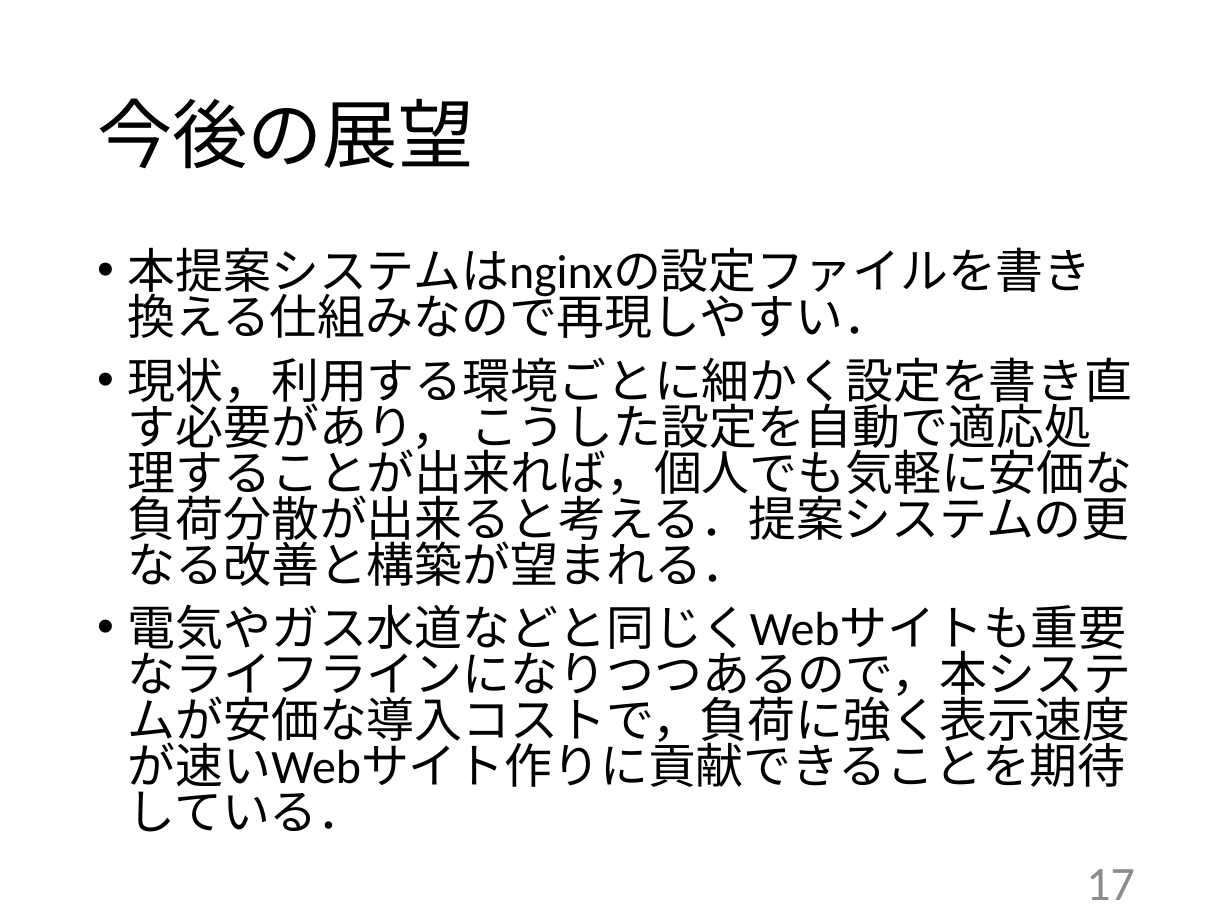
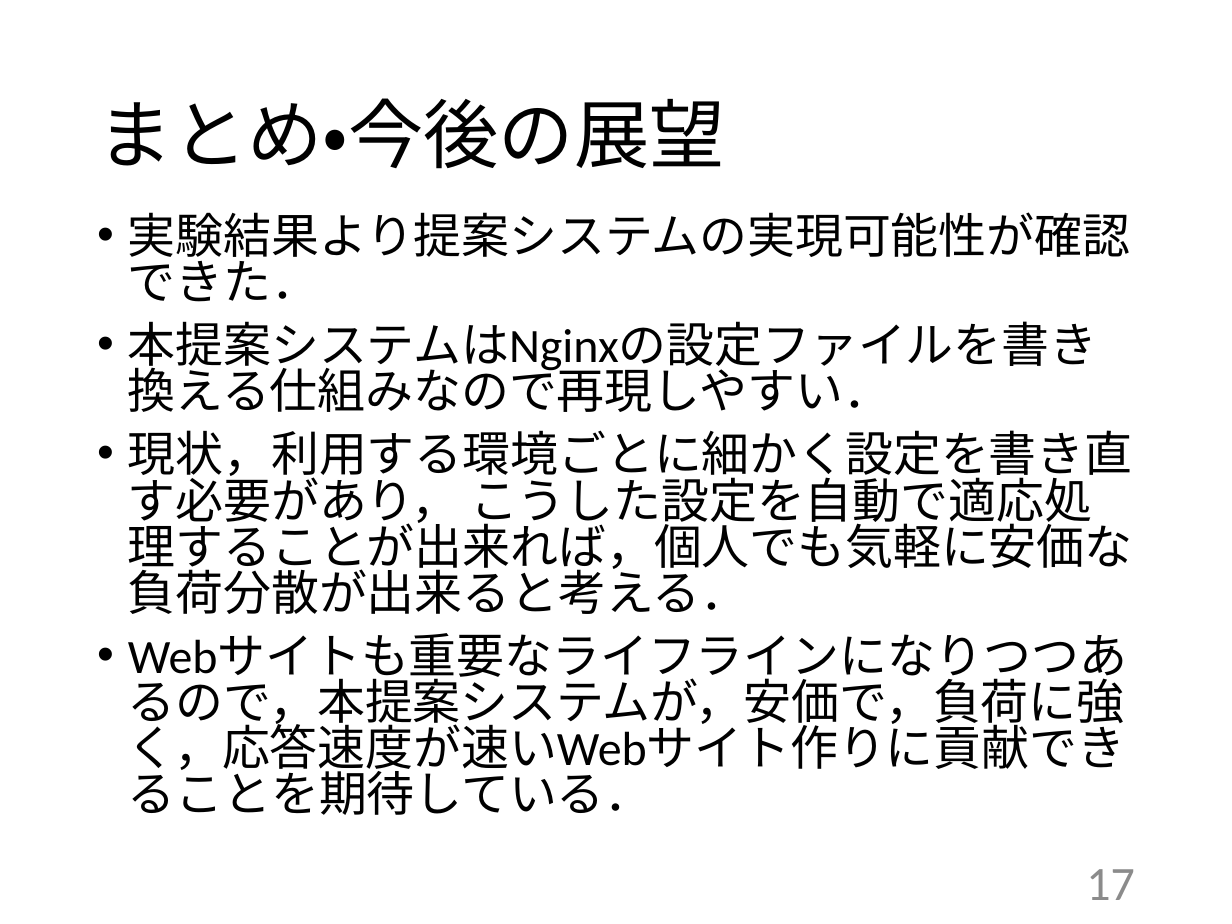
Before and after one commit to kait-takanolab/1821086_matsuo_thesis, a slide deck: slide 17 of 発表用/1821086_卒業研究発表会.pptx. Drawn at 1232x924 pixels with LibreOffice and Linux fonts; fonts in the diff are those of the drawing. Boxes give left, top, right and bottom in pixels: in the first picture for what was removed or moved away, otherwise in the second. Text is boxed around its words. In the diff, an @@ line names an element or a change of style, - is before the commit and + after.

```diff
--- a/発表用/1821086_卒業研究発表会.pptx
+++ b/発表用/1821086_卒業研究発表会.pptx
@@ title at (97, 98, 725, 169): text changed @@
-今後の展望
+まとめ・今後の展望
@@ text at (128, 212, 1133, 777): text changed @@
-• 本提案システムはnginxの設定ファイルを書き換える仕組みなので再現しやすい．
-• 現状，利用する環境ごとに細かく設定を書き直す必要があり， こうした設定を自動で適応処理することが出来れば，個人でも気軽に安価な負荷分散が出来ると考える．提案システムの更なる改善と構築が望まれる．
-• 電気やガス水道などと同じくWebサイトも重要なライフラインになりつつあるので，本システムが安価な導入コストで，負荷に強く表示速度が速いWebサイト作りに貢献できることを期待している．
+• 実験結果より提案システムの実現可能性が確認できた．
+• 本提案システムはNginxの設定ファイルを書き換える仕組みなので再現しやすい．
+• 現状，利用する環境ごとに細かく設定を書き直す必要があり， こうした設定を自動で適応処理することが出来れば，個人でも気軽に安価な負荷分散が出来ると考える．
+• Webサイトも重要なライフラインになりつつあるので，本提案システムが，安価で，負荷に強く，応答速度が速いWebサイト作りに貢献できることを期待している．
```
Also in this commit, not shown: 4 other slides changed, 3 other files.
